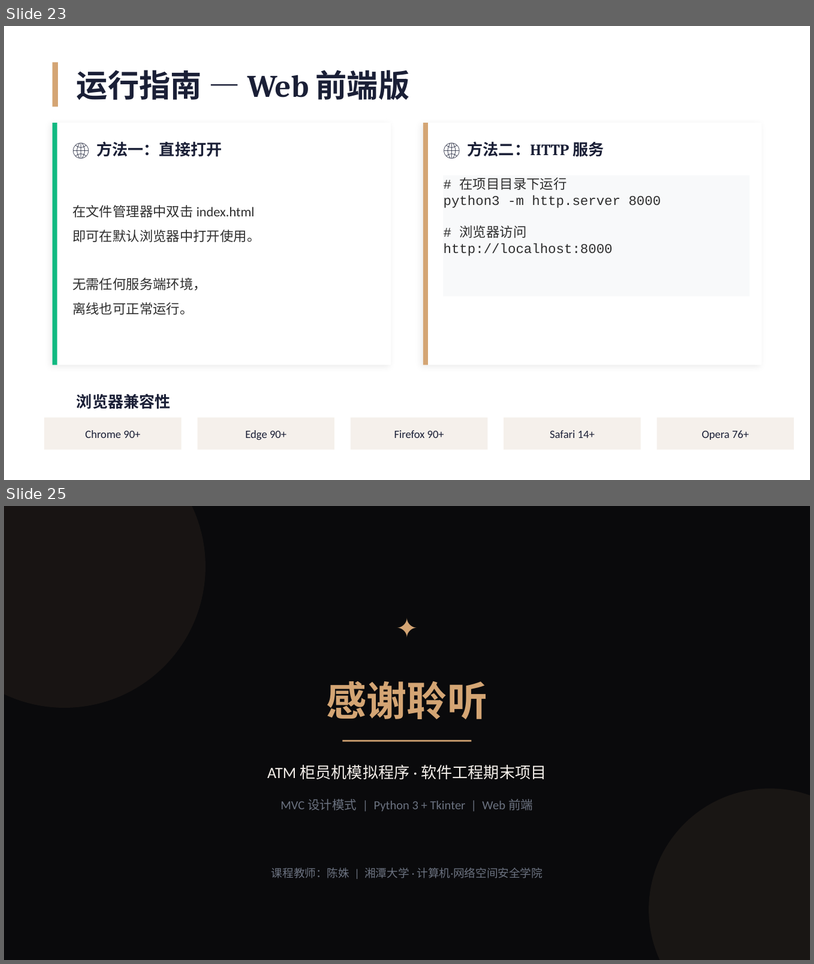
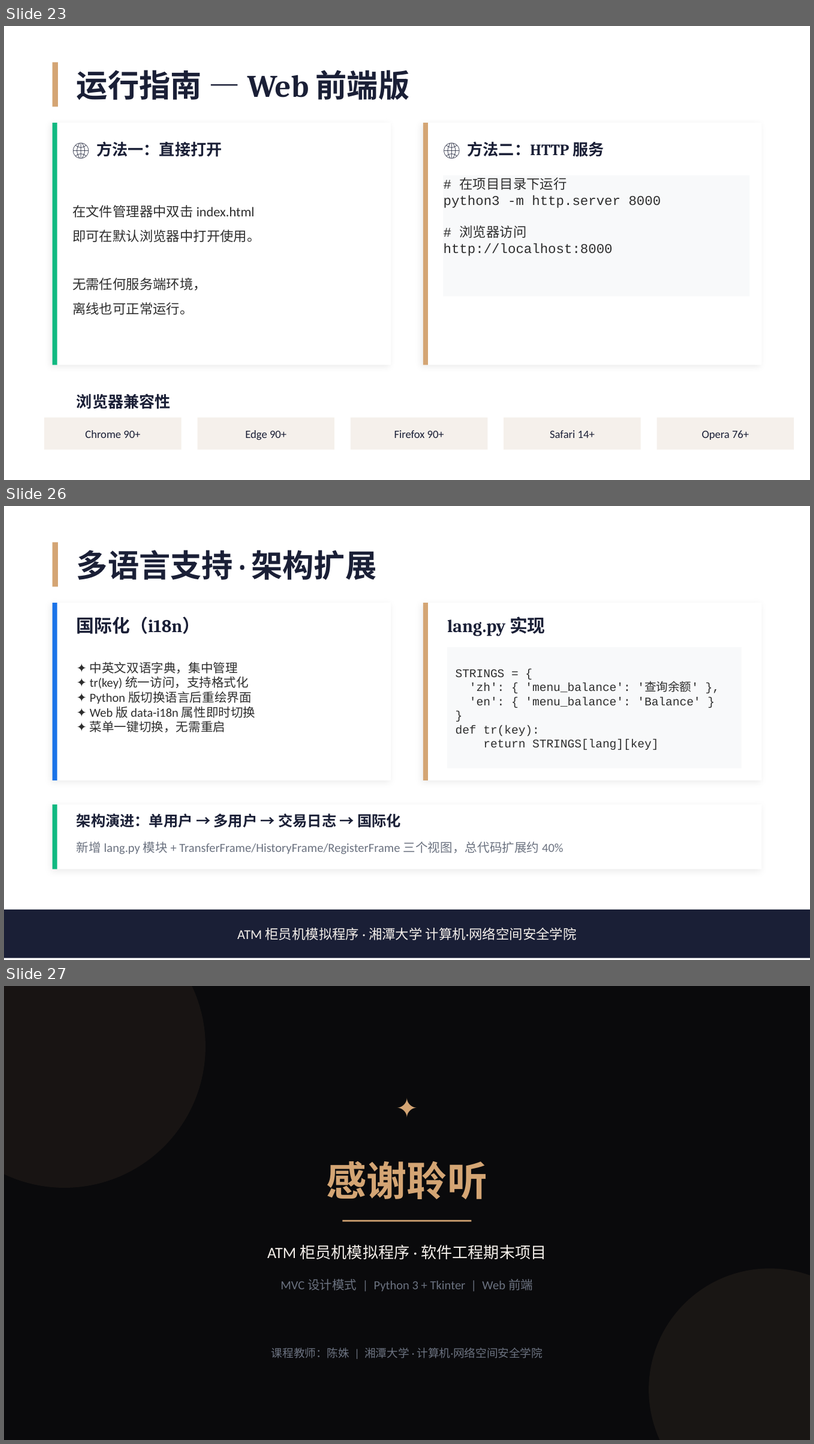
Before and after one commit to Unconnectable/atm, a slide deck: ATM项目演示.pptx. Shown one above the other, each under a label of ours: slides 23 and 25 before the commit, slides 23, 26 and 27 after it; the slides between them are not shown. The pictures are 814x964 and 814x1444 pixels, drawn with LibreOffice and Linux fonts; fonts in the diff are those of the drawing. Boxes give left, top, right and bottom in pixels: in the first picture for what was removed or moved away, otherwise in the second. Text is boxed around its words. In the diff, an @@ line names an element or a change of style, - is before the commit and + after.

Commit message:
add: some feat
转账功能 — 支持多账户间转账，data.json 改为存储用户列表
交易记录 — 每笔存/取/转记录存入 JSON 日志，新增明细查询界面
注册新账户 — 开卡功能，输入信息生成新账号
密码输入错误锁定 — 连续 3 次错误锁定账户 N 分钟
多语言支持 — 界面中/英文切换

```diff
--- a/ATM项目演示.pptx
+++ b/ATM项目演示.pptx
@@ slide 26 added at <box>4,506,810,960</box>, background #FFFFFF @@
@@ rectangle added at <box>53,542,58,586</box>, fill #D4A574 @@
@@ text added at <box>77,550,377,580</box>, 28 pt, text #1A1F36, bold @@
+多语言支持 · 架构扩展
@@ rectangle added at <box>53,603,391,780</box>, fill #FFFFFF @@
@@ rectangle added at <box>53,603,57,780</box>, fill #1A73E8 @@
@@ rectangle added at <box>423,603,762,780</box>, fill #FFFFFF @@
@@ rectangle added at <box>423,603,428,780</box>, fill #D4A574 @@
@@ text added at <box>77,616,200,634</box>, 16 pt, text #1A1F36, bold @@
+国际化（i18n）
@@ text added at <box>447,616,546,636</box>, 16 pt, text #1A1F36, bold @@
+lang.py 实现
@@ rectangle added at <box>447,647,742,768</box>, fill #F8F9FA @@
@@ text added at <box>90,661,256,732</box>, 11 pt, text #2D2D2D @@
+✦ 中英文双语字典，集中管理
+✦ tr(key) 统一访问，支持格式化
+✦ Python 版切换语言后重绘界面
+✦ Web 版 data-i18n 属性即时切换
+✦ 菜单一键切换，无需重启
@@ text added at <box>456,669,701,750</box>, 10.5 pt, text #2D2D2D @@
+STRINGS = {
+'zh': { 'menu_balance': '查询余额' },
+'en': { 'menu_balance': 'Balance' }
+}
+def tr(key):
+return STRINGS[lang][key]
@@ rectangle added at <box>53,804,762,869</box>, fill #FFFFFF @@
@@ rectangle added at <box>53,804,57,869</box>, fill #10B981 @@
@@ text added at <box>77,813,402,828</box>, 13 pt, text #1A1F36, bold @@
+架构演进：单用户 → 多用户 → 交易日志 → 国际化
@@ text added at <box>77,841,563,854</box>, 11 pt, text #6B7280 @@
+新增 lang.py 模块 + TransferFrame/HistoryFrame/RegisterFrame 三个视图，总代码扩展约 40%
@@ rectangle added at <box>4,909,810,958</box>, fill #1A1F36 @@
@@ text added at <box>237,927,577,940</box>, 12 pt, text #F5F0EB @@
+ATM 柜员机模拟程序 · 湘潭大学 计算机·网络空间安全学院
@@ what was slide 25 is now slide 27 @@
```
Also in this commit, not shown: 2 slides changed, 1 other slide added, 10 other files.
